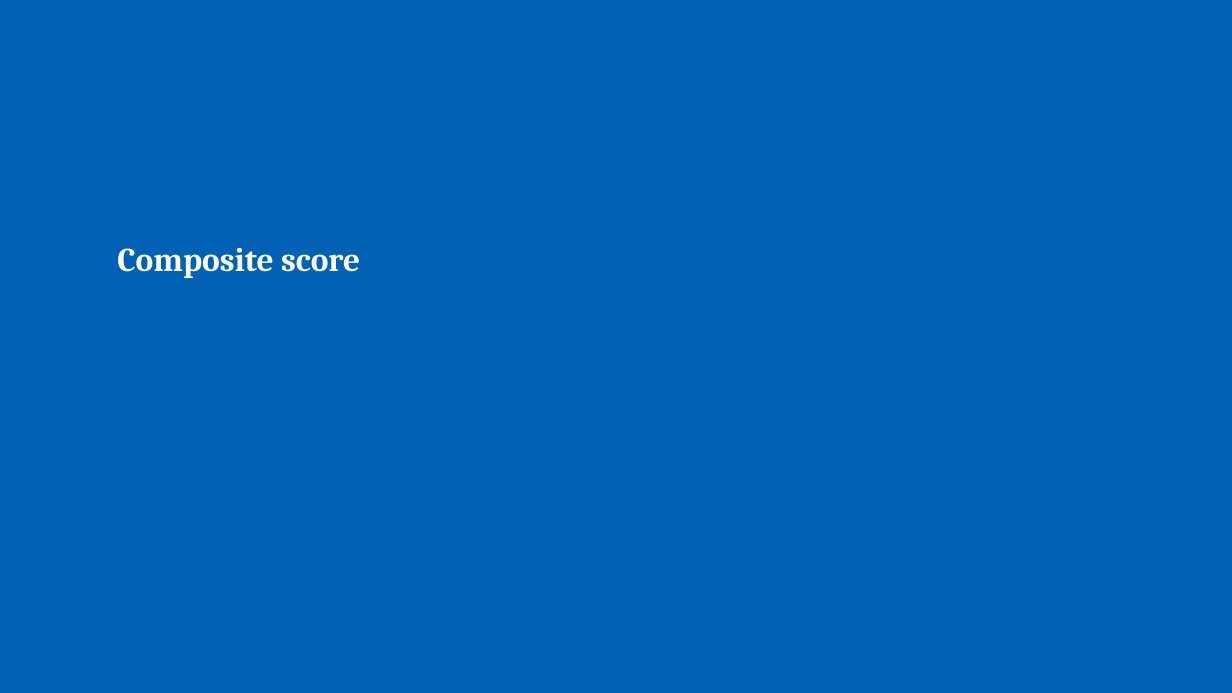
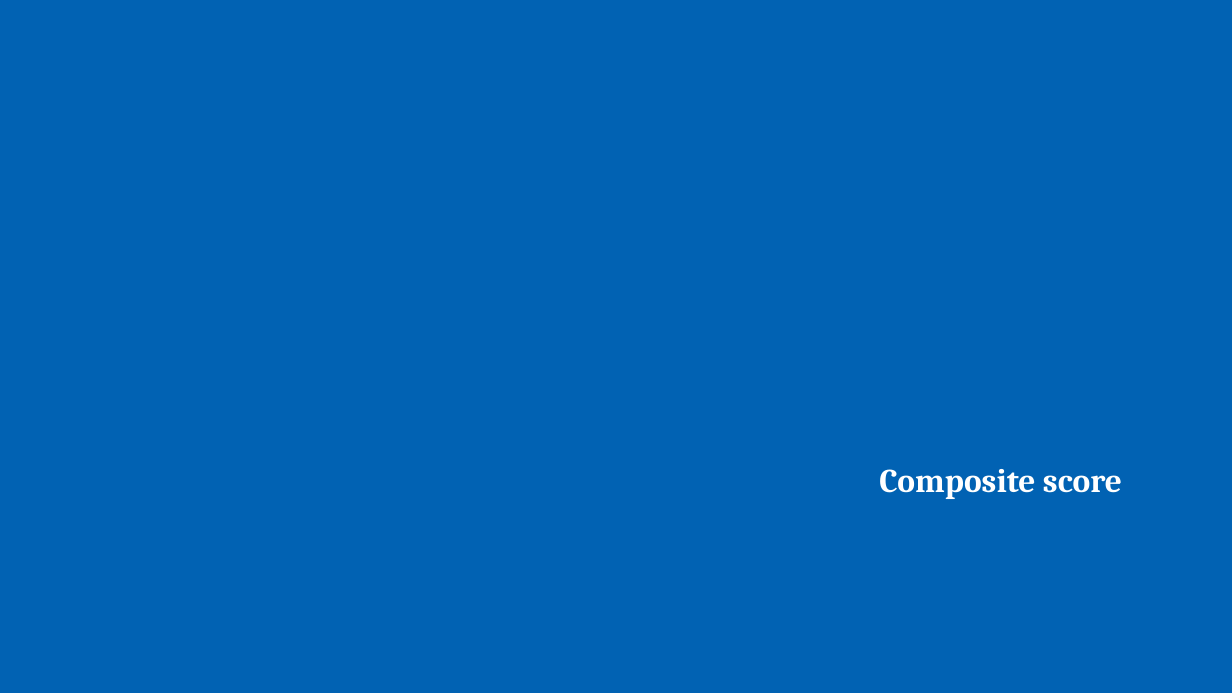
Before and after one commit to juliandeanmoran/BISSH, a slide deck: slide 5 of reports/2026-08-28_projectUpdate_3/2026-08-28_projectUpdate_3_jmoran.pptx. Drawn at 1232x693 pixels with LibreOffice and Linux fonts; fonts in the diff are those of the drawing. Boxes give left, top, right and bottom in pixels: in the first picture for what was removed or moved away, otherwise in the second. Text is boxed around its words. In the diff, an @@ line names an element or a change of style, - is before the commit and + after.

Commit message:
Added e-value and PyMOL composite score terms to slides.

```diff
--- a/reports/2026-08-28_projectUpdate_3/2026-08-28_projectUpdate_3_jmoran.pptx
+++ b/reports/2026-08-28_projectUpdate_3/2026-08-28_projectUpdate_3_jmoran.pptx
@@ text "Composite score" moved from (x1=117, y1=248, x2=360, y2=278) to (x1=879, y1=469, x2=1122, y2=499) @@
@@ text "Composite score" at (x1=879, y1=469, x2=1122, y2=499): alignment left to right @@
```
Also in this commit, not shown: 2 other slides changed, 1 slide added, 8 other files.
